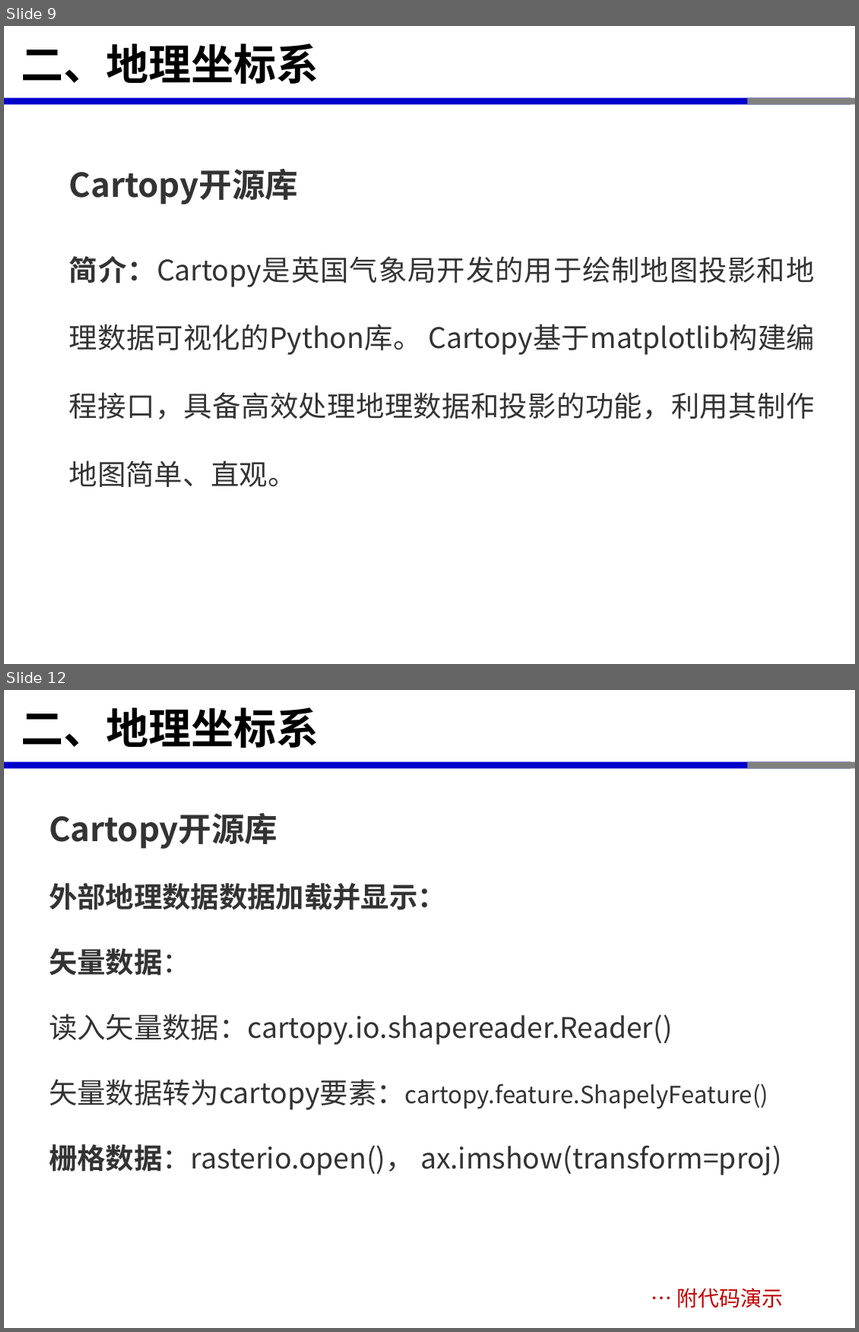
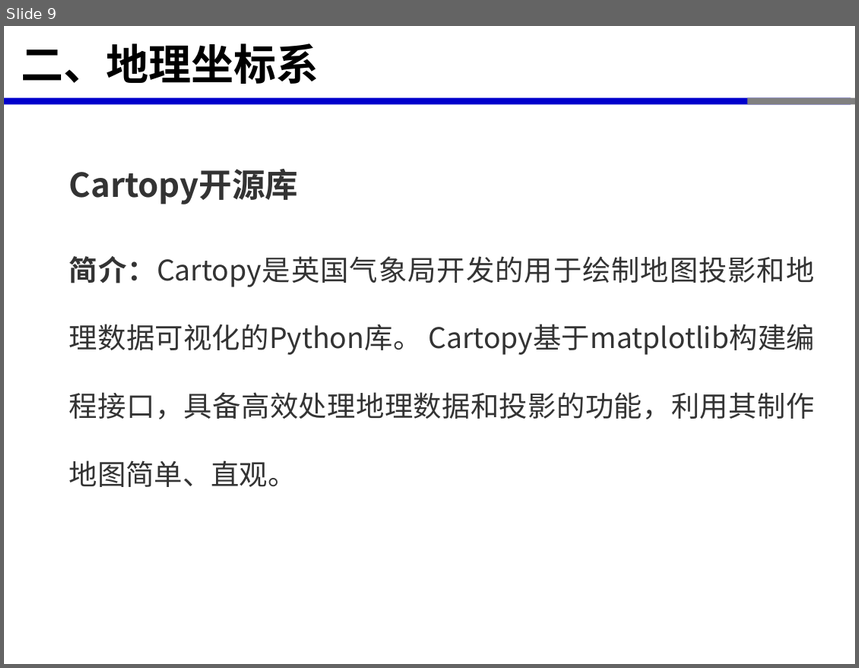
Before and after one commit to xinluo2018/spatial-data-processing, a slide deck: 第4章-空间参考与坐标转换/第2节-坐标转换及可视化.pptx. Shown one above the other, each under a label of ours: slides 9 and 12 before the commit, slide 9 after it; the slides between them are not shown. The pictures are 859x1332 and 859x668 pixels, drawn with LibreOffice and Linux fonts; fonts in the diff are those of the drawing. Boxes give left, top, right and bottom in pixels: in the first picture for what was removed or moved away, otherwise in the second. Text is boxed around its words. In the diff, an @@ line names an element or a change of style, - is before the commit and + after.

```diff
--- a/第4章-空间参考与坐标转换/第2节-坐标转换及可视化.pptx
+++ b/第4章-空间参考与坐标转换/第2节-坐标转换及可视化.pptx
@@ slide 12 removed at [4, 690, 855, 1328], background #FFFFFF; not listed: 3 template elements that a slide beside it also shows @@
@@ title removed at [21, 707, 319, 748] @@
-二、地理坐标系
@@ text removed at [49, 813, 781, 1176] @@
-Cartopy开源库
-外部地理数据数据加载并显示：
-矢量数据：
-读入矢量数据：cartopy.io.shapereader.Reader()
-矢量数据转为cartopy要素：cartopy.feature.ShapelyFeature()
-栅格数据：rasterio.open()， ax.imshow(transform=proj)
@@ text removed at [677, 1288, 783, 1309] @@
-… 附代码演示
```
Also in this commit, not shown: 4 slides changed, 1 other slide removed, 11 other files.
